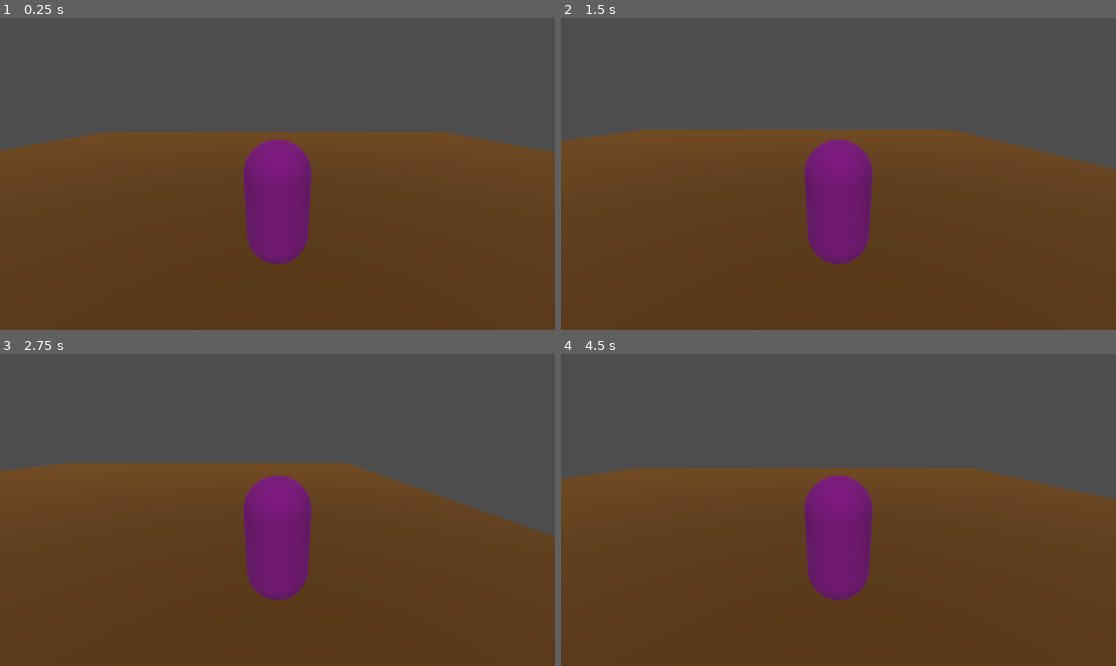
Above: before the commit, frames 1-4 (two rows, left to right).
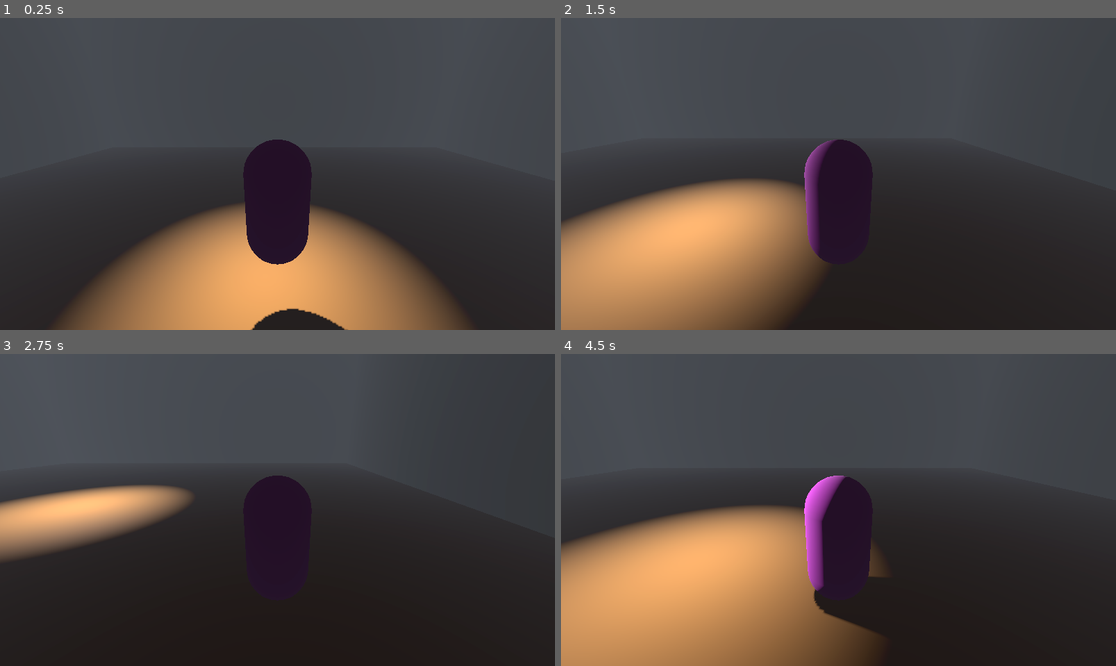
Above: after the commit, the same moments.

Repository: Sabertooth-Software/PirateSoftwareGameJam
Game: Godot game, scene res://Scenes/Levels/jack_test.tscn
Same seed, same stepped clock (60 frames per second), same inputs: the game is played once before the commit and once after it.
Inputs:
- Up to frame 1 (0.25 s): no input
- Up to frame 2 (1.5 s): tap Enter (ui_accept) at 0.5, 0.77 s; hold D (right) 0.53-1.28 s; hold S (backward) from 1.28 s (still down)
- Up to frame 3 (2.75 s): tap Enter (ui_accept) at 1.52 s; release S (backward) at 2.03 s; hold D (right) from 2.03 s (still down)
- Up to frame 4 (4.5 s): release D (right) at 2.78 s; hold W (forward) 2.78-3.53 s; tap Enter (ui_accept) at 3.02, 3.77 s; hold A (left) from 3.53 s (still down)

The runs differ from the first frame. In frame 1, 60% of the frame differs, in the area x 0-100%, y 36-100%; in frame 2, 60%; in frame 3, 60%; in frame 4, 60%.

Commit message:
feat: simple lighting example with fog

Diff:
--- /dev/null
+++ b/Scenes/Assets/wall.tscn
@@ -0,0 +1,21 @@
+[gd_scene load_steps=3 format=3 uid="uid://bf1hmwqav41ny"]
+
+[sub_resource type="BoxMesh" id="BoxMesh_enai7"]
+size = Vector3(30, 20, 0.2)
+
+[sub_resource type="BoxShape3D" id="BoxShape3D_okg8b"]
+size = Vector3(30, 20, 0.2)
+
+[node name="Wall" type="Node3D"]
+transform = Transform3D(1, 0, 0, 0, 1, 0, 0, 0, 1, -0.456384, 4.99519, -14.7061)
+
+[node name="MeshInstance3D" type="MeshInstance3D" parent="."]
+transform = Transform3D(1, 0, 0, 0, 1, 0, 0, 0, 1, 2.08165e-12, 2.08165e-12, 2.08165e-12)
+mesh = SubResource("BoxMesh_enai7")
+
+[node name="StaticBody3D" type="StaticBody3D" parent="."]
+transform = Transform3D(1, 0, 0, 0, 1, 0, 0, 0, 1, 2.08165e-12, 2.08165e-12, 2.08165e-12)
+
+[node name="CollisionShape3D" type="CollisionShape3D" parent="StaticBody3D"]
+transform = Transform3D(1, 0, 0, 0, 1, 0, 0, 0, 1, 2.08165e-12, 2.08165e-12, 2.08165e-12)
+shape = SubResource("BoxShape3D_okg8b")
--- a/Scenes/Levels/jack_test.tscn
+++ b/Scenes/Levels/jack_test.tscn
@@ -1,6 +1,16 @@
-[gd_scene load_steps=6 format=3 uid="uid://djnnq0l712rt6"]
+[gd_scene load_steps=9 format=3 uid="uid://djnnq0l712rt6"]
 
 [ext_resource type="PackedScene" uid="uid://c5re31xjl8upn" path="res://Scenes/Assets/player.tscn" id="1_0oaab"]
+[ext_resource type="PackedScene" uid="uid://bf1hmwqav41ny" path="res://Scenes/Assets/wall.tscn" id="2_2hiom"]
+
+[sub_resource type="Environment" id="Environment_luauu"]
+ssr_enabled = true
+ssao_enabled = true
+ssil_enabled = true
+sdfgi_enabled = true
+glow_enabled = true
+fog_enabled = true
+volumetric_fog_enabled = true
 
 [sub_resource type="WorldBoundaryShape3D" id="WorldBoundaryShape3D_wuq3o"]
 
@@ -13,13 +23,16 @@
 
 [sub_resource type="Environment" id="Environment_nfybc"]
 
+[sub_resource type="CameraAttributesPractical" id="CameraAttributesPractical_fn84y"]
+
 [node name="Jack_Test" type="Node3D"]
 
 [node name="Player" parent="." instance=ExtResource("1_0oaab")]
-transform = Transform3D(1, 0, 0, 0, 1, 0, 0, 0, 1, 0.278471, 1.13732, 0.816866)
+transform = Transform3D(1, 0, 0, 0, 1, 0, 0, 0, 1, 0.278471, 2.73344, 0.816866)
 
 [node name="Camera3D" type="Camera3D" parent="Player"]
 transform = Transform3D(1, 0, 0, 0, 0.943281, 0.331997, 0, -0.331997, 0.943281, 0, 1.49527, 2.84008)
+environment = SubResource("Environment_luauu")
 
 [node name="Floor" type="Node3D" parent="."]
 
@@ -34,6 +47,21 @@
 
 [node name="WorldEnvironment" type="WorldEnvironment" parent="."]
 environment = SubResource("Environment_nfybc")
+camera_attributes = SubResource("CameraAttributesPractical_fn84y")
 
-[node name="DirectionalLight3D" type="DirectionalLight3D" parent="."]
-transform = Transform3D(1, 0, 0, 0, 0.758555, 0.651609, 0, -0.651609, 0.758555, 0, 14.2266, 18.7786)
+[node name="Wall" parent="." instance=ExtResource("2_2hiom")]
+transform = Transform3D(1, 0, 0, 0, 1, 0, 0, 0, 1, 2.08165e-12, 10, -15)
+
+[node name="Wall2" parent="." instance=ExtResource("2_2hiom")]
+transform = Transform3D(1, 0, 0, 0, 1, 0, 0, 0, 1, 2.08165e-12, 10, 15)
+
+[node name="Wall4" parent="." instance=ExtResource("2_2hiom")]
+transform = Transform3D(-4.37114e-08, 3.48787e-16, 1, 3.48787e-16, 1, -3.48787e-16, -1, 3.48787e-16, -4.37114e-08, 15, 10, 2.08165e-12)
+
+[node name="Wall3" parent="." instance=ExtResource("2_2hiom")]
+transform = Transform3D(-4.37114e-08, 3.48787e-16, 1, 3.48787e-16, 1, -3.48787e-16, -1, 3.48787e-16, -4.37114e-08, -15, 10, 2.08165e-12)
+
+[node name="OmniLight3D" type="OmniLight3D" parent="."]
+transform = Transform3D(1, 0, 0, 0, 1, 0, 0, 0, 1, 0, 2.69185, 0)
+light_energy = 16.0
+shadow_enabled = true
